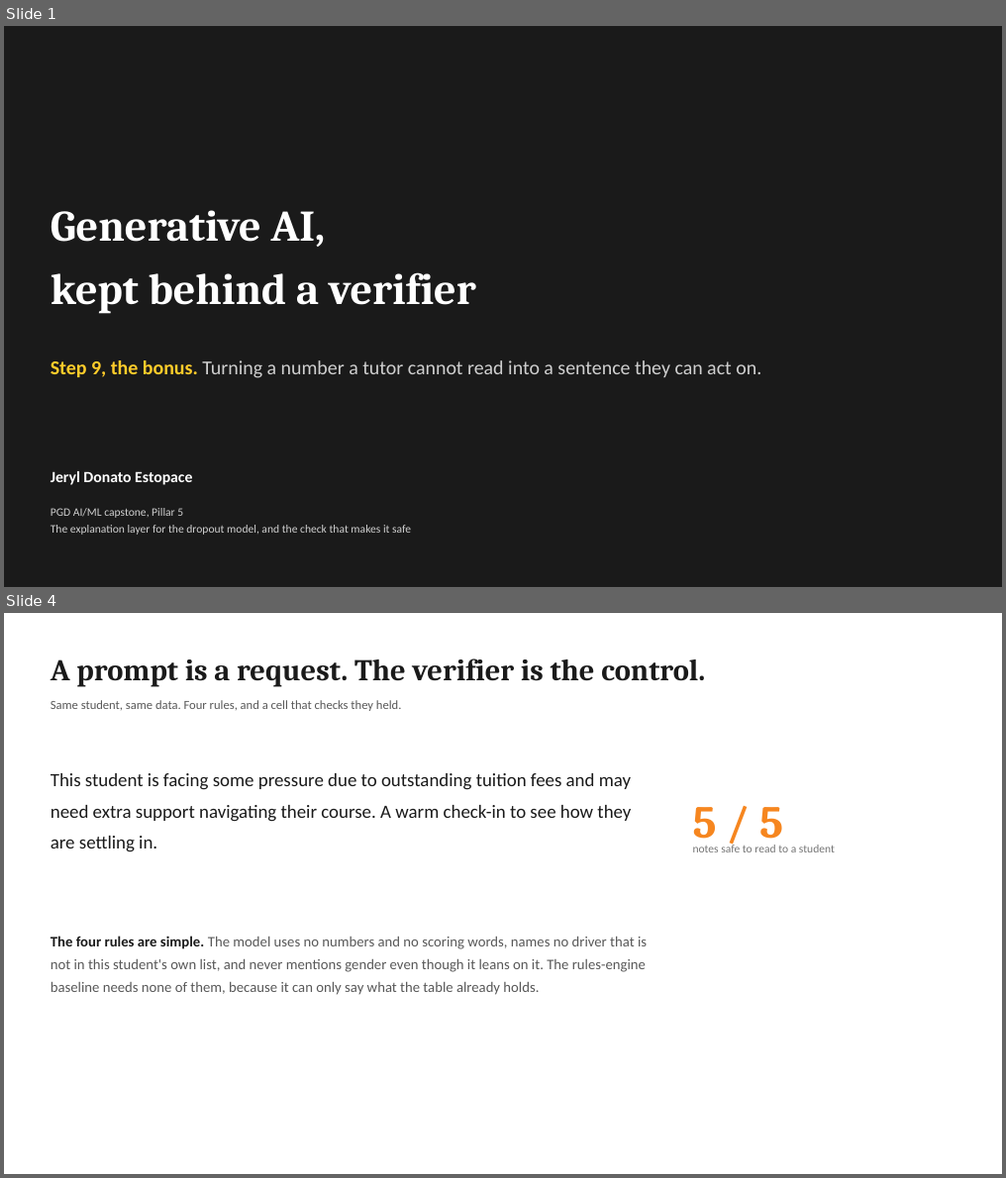
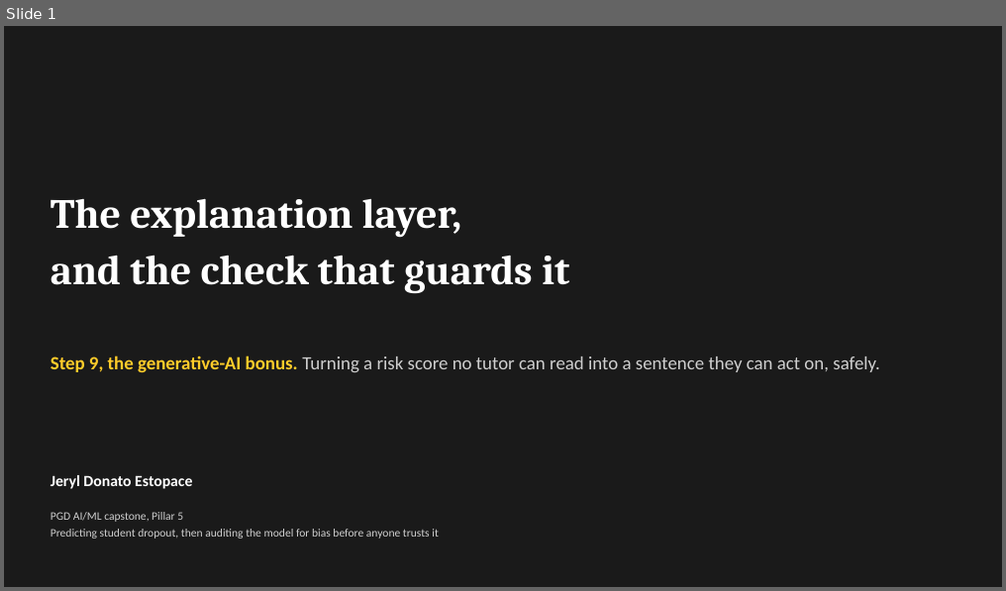
Before and after one commit to jeryldev/pgdaiml-capstone, a slide deck: presentations/genai_bonus.pptx. Shown one above the other, each under a label of ours: slides 1 and 4 before the commit, slide 1 after it; the slides between them are not shown. The pictures are 1006x1178 and 1006x591 pixels, drawn with LibreOffice and Linux fonts; fonts in the diff are those of the drawing. Boxes give left, top, right and bottom in pixels: in the first picture for what was removed or moved away, otherwise in the second. Text is boxed around its words. In the diff, an @@ line names an element or a change of style, - is before the commit and + after.

Commit message:
feat: rebuild genai bonus deck

```diff
--- a/presentations/genai_bonus.pptx
+++ b/presentations/genai_bonus.pptx
@@ slide 4 removed at <box>4,613,1002,1174</box>, background #FFFFFF @@
@@ text removed at <box>51,659,705,687</box> @@
-A prompt is a request. The verifier is the control.
@@ text removed at <box>51,700,402,711</box> @@
-Same student, same data. Four rules, and a cell that checks they held.
@@ text removed at <box>51,773,631,853</box> @@
-This student is facing some pressure due to outstanding tuition fees and may need extra support navigating their course. A warm check-in to see how they are settling in.
@@ text removed at <box>693,807,783,848</box> @@
-5 / 5
@@ text removed at <box>693,843,835,853</box> @@
-notes safe to read to a student
@@ text removed at <box>51,936,647,995</box> @@
-The four rules are simple. The model uses no numbers and no scoring words, names no driver that is not in this student's own list, and never mentions gender even though it leans on it. The rules-engine baseline needs none of them, because it can only say what the table already holds.
@@ slide 1 changed as well @@
@@ text at <box>51,198,569,294</box>: text changed; size 42 to 40 pt @@
-Generative AI,
-kept behind a verifier
+The explanation layer,
+and the check that guards it
@@ text at <box>51,356,879,373</box>: text changed; size 19 to 18 pt @@
-Step 9, the bonus. Turning a number a tutor cannot read into a sentence they can act on.
+Step 9, the generative-AI bonus. Turning a risk score no tutor can read into a sentence they can act on, safely.
@@ text "Jeryl Donato Estopace": place and size @@
-text "Jeryl Donato Estopace" at <box>51,472,192,485</box>
+text "Jeryl Donato Estopace" at <box>51,475,192,489</box>
@@ text at <box>51,529,439,539</box>: text changed @@
-The explanation layer for the dropout model, and the check that makes it safe
+Predicting student dropout, then auditing the model for bias before anyone trusts it
```
Also in this commit, not shown: 1 other slide changed, 6 slides added, 3 other slides removed, 5 other files.
